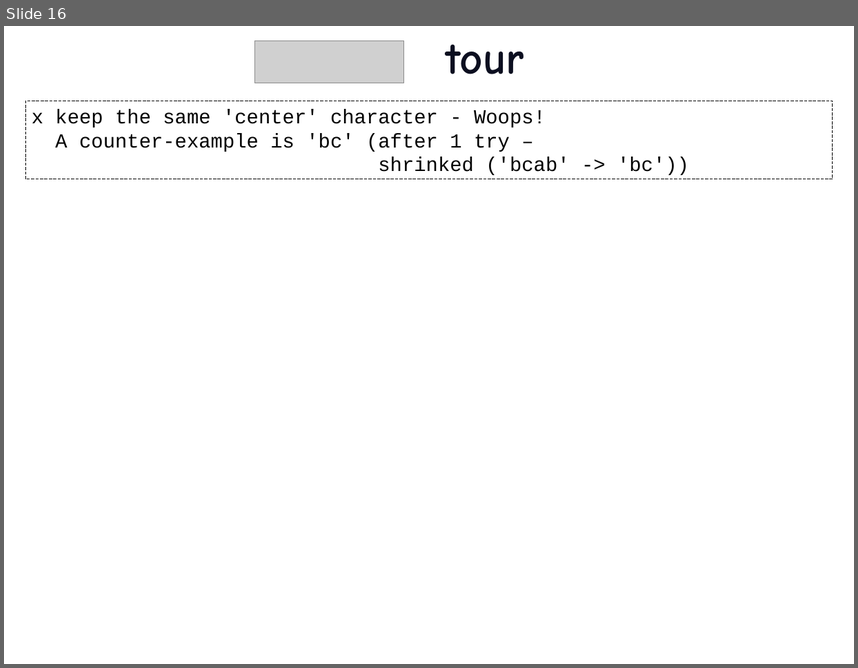
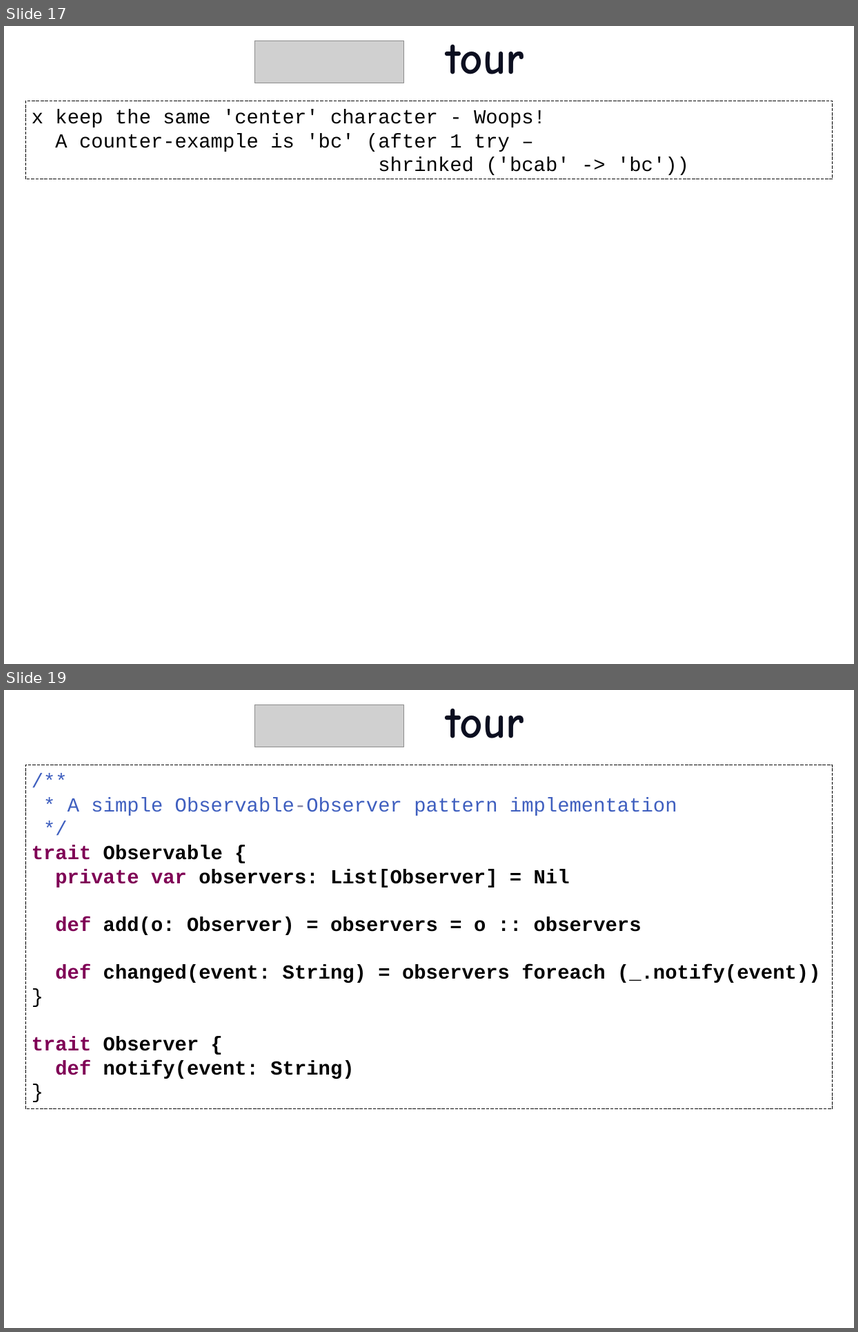
Before and after one commit to etorreborre/oscon-2010, a slide deck: src/main/resources/oscon_2010_specs.pptx. Shown one above the other, each under a label of ours: slide 16 before the commit, slides 17 and 19 after it; the slides between them are not shown. The pictures are 858x668 and 858x1332 pixels, drawn with LibreOffice and Linux fonts; fonts in the diff are those of the drawing; grey boxes stand for pictures; background and template pictures are left out. Boxes give left, top, right and bottom in pixels: in the first picture for what was removed or moved away, otherwise in the second. Text is boxed around its words. In the diff, an @@ line names an element or a change of style, - is before the commit and + after.

```diff
--- a/src/main/resources/oscon_2010_specs.pptx
+++ b/src/main/resources/oscon_2010_specs.pptx
@@ slide 19 added at box(4, 690, 854, 1328), background picture (left out) @@
@@ picture added at box(254, 705, 404, 747) @@
@@ title added at box(446, 709, 524, 738), 54 pt, text #0C0F20, bold @@
+tour
@@ rectangle added at box(25, 765, 833, 1109), outline #000000 0.75 pt dashed, 24 pt, text #000000, bold @@
+/**
+* A simple Observable-Observer pattern implementation
+*/
+trait Observable {
+private var observers: List[Observer] = Nil
+def add(o: Observer) = observers = o :: observers
+def changed(event: String) = observers foreach (_.notify(event))
+}
+trait Observer {
+def notify(event: String)
+}
@@ what was slide 16 is now slide 17 @@
```
Also in this commit, not shown: 2 slides changed, 4 other slides added, 1 slide removed, 3 other files.
